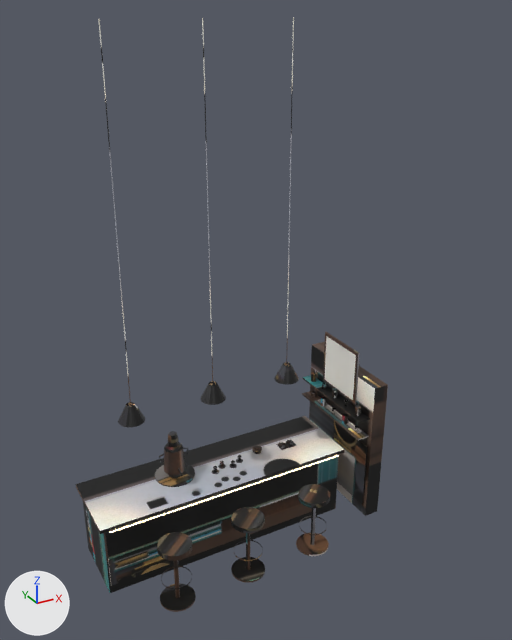
The glTF model web/assets/zones/teabar.glb, before and after one commit.
Rendered twice from a 50 mm lens placed at (8.44, -1.87, 6.08), pointed at (12.79, 6.04, 2.13). The axes (+X, +Y, +Z) are drawn at lower left. The lights are the same throughout. The older version comes first. Vertices at exactly the same position are counted once.

Names of what the first picture shows: 'island_led', 'screen_girih', 'teabar_baked'.
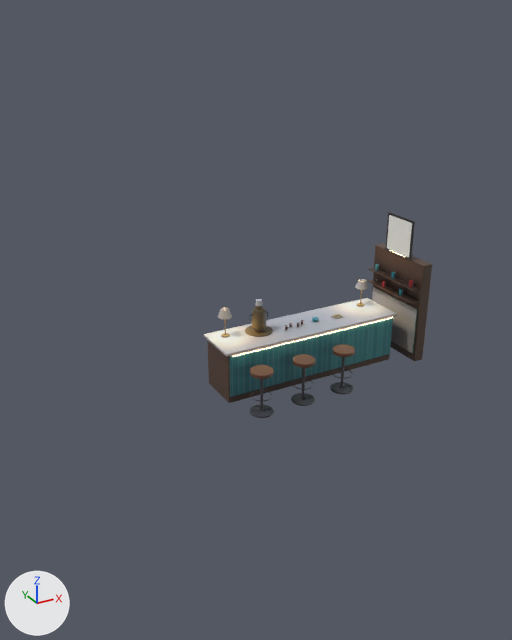
What the commit changed:
me_island_led is used by ob_island_led; location (0.0, 0.0, 0.0).
me_island_led had 8 vertices, 12 faces and spanned x 10.0..13.0, y 4.25..4.26, z 0.88..0.89.
me_island_led now has 8 vertices, 12 faces and spans x 13.1..16.4, y 7.39..7.4, z 0.88..0.89.
me_island_led part 1: the whole mesh is scaled about its middle by (1.1, 1, 1), then moved by (3.25, 3.14, 0.0).
me_screen_girih is used by ob_screen_girih; location (0.0, 0.0, 0.0).
me_screen_girih had 4 vertices, 2 faces and spanned x 13.274, y 4.38..5.02, z 1.55..2.19.
me_screen_girih now has 4 vertices, 2 faces and spans x 16.774, y 7.53..8.17, z 1.95..2.59.
me_screen_girih part 2: the whole mesh is moved by (3.5, 3.15, 0.4).
me_island_base is used by ob_teabar_baked; location (0.0, 0.0, 0.0).
me_island_base had 2080 vertices, 3580 faces and spanned x 9.9..13.5, y 3.68..5.4, z 0.0..6.0.
me_island_base now has 2128 vertices, 3772 faces and spans x 13.0..17.0, y 6.75..8.55, z 0.0..2.63.
me_island_base part 3: the loose piece of 56 vertices spanning x 9.95..13.05, y 4.31..5.15, z 0.0..0.9 is scaled about its middle by (1.1, 0.952, 1), then moved by (3.25, 3.12, 0.0).
me_island_base part 4: a new loose piece, a box spanning x 13.07..16.43, y 7.43..7.45, z 0.125..0.875, in mat_m_teabar_baked (picture img_teabar_lightmap).
me_island_base part 5: the loose piece of 56 vertices spanning x 9.9..13.1, y 4.26..5.2, z 0.9..0.95 is scaled about its middle by (1.09, 0.957, 1), then moved by (3.25, 3.12, 0.0).
me_island_base part 6: the loose piece of 64 vertices spanning x 10.76..11.24, y 4.56..5.04, z 0.95..0.97 is moved by (2.9, 3.15, 0.0).
me_island_base part 7: the loose piece of 104 vertices spanning x 10.87..11.13, y 4.67..4.93, z 1.04..1.39 is moved by (2.9, 3.15, 0.0).
me_island_base part 8: the loose piece of 48 vertices spanning x 10.94..11.06, y 4.74..4.86, z 1.38..1.44 is moved by (2.9, 3.15, 0.0).
me_island_base part 9: the loose piece of 48 vertices spanning x 10.94..11.06, y 4.74..4.87, z 1.44..1.53 is moved by (2.9, 3.15, 0.0).
me_island_base part 10: the loose piece of 40 vertices spanning x 12.04..12.16, y 4.69..4.81, z 0.95..1.0 is moved by (2.9, 3.1, 0.0).
me_island_base part 11: the loose piece of 56 vertices spanning x 12.39..12.61, y 4.63..4.77, z 0.95..0.96 is moved by (2.95, 3.1, 0.0).
me_island_base part 12: 36 loose pieces with 1168 vertices, spanning x 9.97..13.5, y 3.68..5.4, z 0.0..6.0, are deleted.
me_island_base part 13: 576 vertices added at x 13.2..15.2, y 6.75..7.15, z 0.0..0.77.
me_island_base part 14: 440 vertices added at x 16.03..17.0, y 7.15..8.55, z 0.0..2.63.
me_island_base part 15: 48 vertices added at x 13.18..13.42, y 7.93..8.17, z 1.31..1.45.
Other edits to the shape of me_island_base do not show in these pictures.

Pixel boxes (x1, y1, x2, y2) of what changed, in the pictures (512 x 640 px; the box of a moved part takes in the faces that stretch with it):
'teabar_baked', reshaped (27% narrower, 65% shorter)
    before: (76, 17, 388, 612)
    after: (204, 212, 432, 418)
'screen_girih', mesh moved
    before: (325, 336, 356, 400)
    after: (387, 215, 412, 257)
'island_led', moved, rescaled (30% narrower, 48% shorter)
    before: (109, 455, 338, 533)
    after: (232, 317, 393, 357)
part 3 of me_island_base, moved or reshaped
    before: (83, 454, 339, 593)
    after: (208, 322, 390, 403)
part 4 of me_island_base, added (cyan)
    after: (229, 317, 393, 397)
part 5 of me_island_base, moved or reshaped
    before: (76, 416, 344, 534)
    after: (204, 298, 397, 357)
part 6 of me_island_base, moved or reshaped
    before: (155, 463, 195, 487)
    after: (245, 326, 273, 337)
part 7 of me_island_base, moved or reshaped
    before: (164, 442, 186, 475)
    after: (251, 308, 266, 329)
part 8 of me_island_base, moved or reshaped
    before: (168, 442, 178, 447)
    after: (255, 306, 262, 309)
part 9 of me_island_base, moved or reshaped
    before: (168, 431, 179, 443)
    after: (255, 299, 263, 306)
part 10 of me_island_base, moved or reshaped
    before: (253, 446, 262, 454)
    after: (312, 317, 319, 322)
part 11 of me_island_base, moved or reshaped
    before: (276, 440, 296, 450)
    after: (330, 314, 344, 319)
part 12 of me_island_base, deleted
    before: (99, 17, 388, 612)
part 13 of me_island_base, added
    after: (250, 344, 355, 418)
part 14 of me_island_base, added
    after: (355, 212, 432, 361)
part 15 of me_island_base, added
    after: (218, 307, 232, 319)
